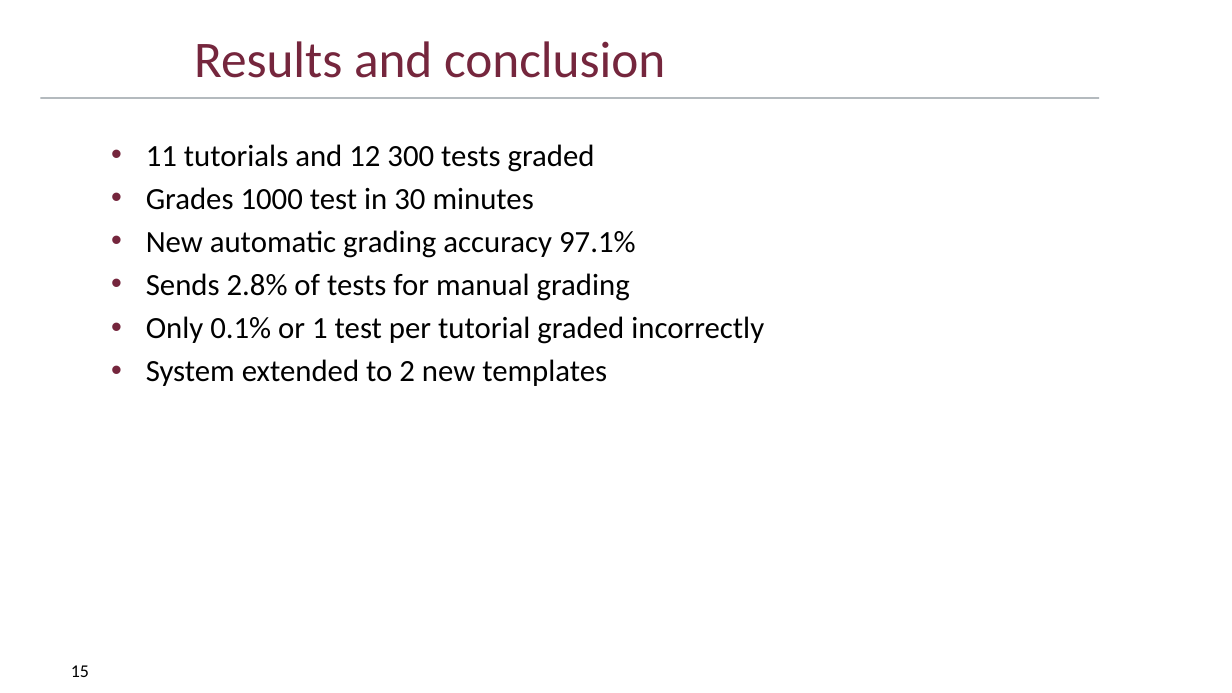
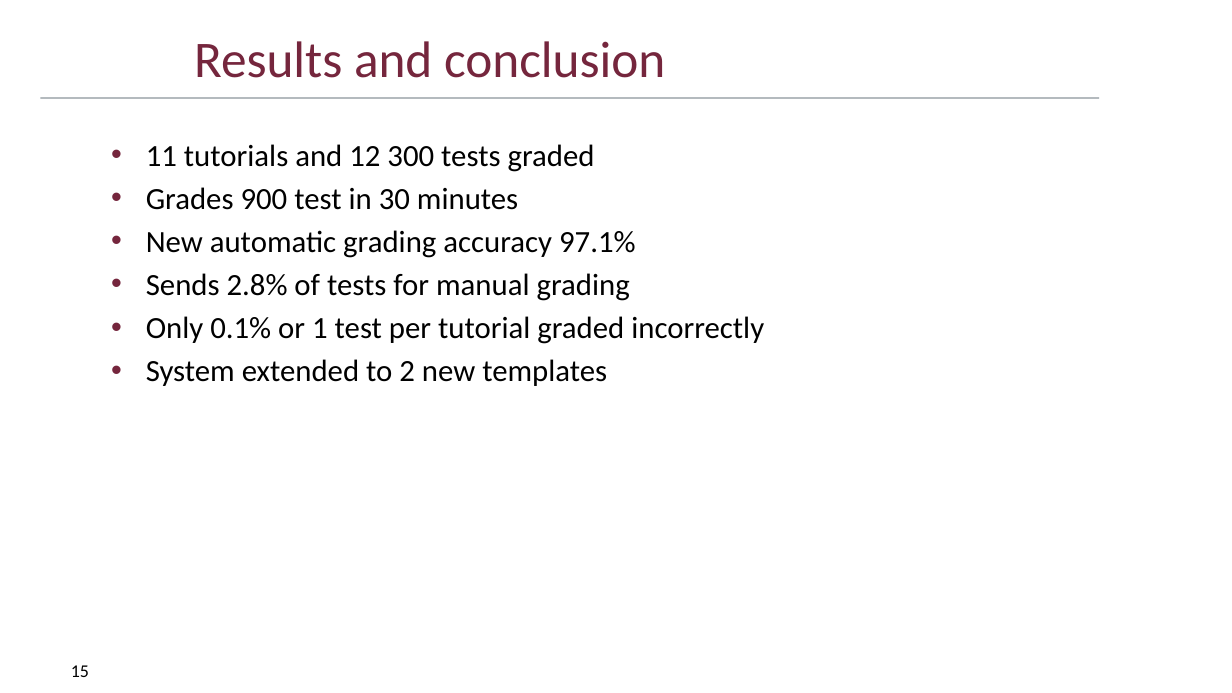
Before and after one commit to DriesSmit/SkripsieReport, a slide deck: slide 15 of OralExamination/SkripsieOral_APSmit.pptx. Drawn at 1232x693 pixels with LibreOffice and Linux fonts; fonts in the diff are those of the drawing; background and template pictures are left out. Boxes give left, top, right and bottom in pixels: in the first picture for what was removed or moved away, otherwise in the second. Text is boxed around its words. In the diff, an @@ line names an element or a change of style, - is before the commit and + after.

Commit message:
Hopefully final version.

```diff
--- a/OralExamination/SkripsieOral_APSmit.pptx
+++ b/OralExamination/SkripsieOral_APSmit.pptx
@@ text at (146,187,518,210): text changed @@
-• Grades 1000 test in 30 minutes
+• Grades 900 test in 30 minutes
```
